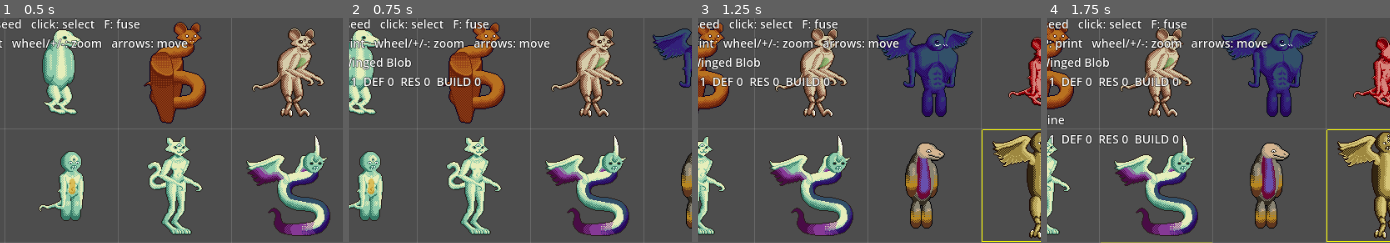
Above: before the commit, frames 1-4 (left to right).
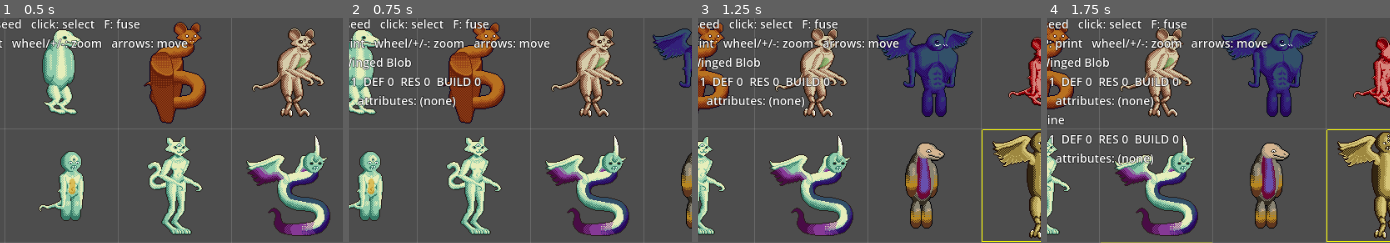
Above: after the commit, the same moments.

Repository: KT0mi/creature_feature_test
Game: Godot game, scene res://debug/creature_lab.tscn
The game is run twice, just before and just after one commit, with the same random seed, the same clock (stepped at 60 frames per second) and the same inputs.
Inputs (mouse positions are % of the whole screen's width and height, from its top left):
- Up to frame 1 (0.5 s): no input
- Up to frame 2 (0.75 s): tap Enter at 0.5 s; move the mouse to (84, 45) at 0.52 s; hold Right from 0.53 s (still down); tap P at 0.6 s; click (84, 45) at 0.67 s
- Up to frame 3 (1.25 s): keep holding Right
- Up to frame 4 (1.75 s): release Right at 1.25 s; drag from (35, 55) to (52, 70) at 1.27 s
The pictures show only the part of the screen within x 16-66%, y 0-50%; the shares and areas given below are measured in that part.

Frame 1 is identical in both runs. In frame 2, 0.6% of the frame differs, in the area x 2-32%, y 34-40%; in frame 3, 0.6%; in frame 4, 1.2%, in the area x 2-31%, y 34-66%.

Commit message:
Battle data: statuses, attributes and armed reactions
- StatusEffect (.tres in res://creatures/statuses/): id, name, icon,
  permanent (= attribute), stack rule (add / keep higher / replace),
  automatic tick (owner's turn start/end), reveal (shown / hidden
  details / hidden), power, stat modifiers. Scripted statuses override
  reacts_to()/react(), like cards.
- StatusInstance: a status on a unit (count, source held weakly to avoid
  a reference cycle).
- ReactionStatus: playing a reaction card arms it as a status on the user;
  it forwards events to the card, removes itself when it fires, expires
  at the owner's next turn. BattleUnit.has_reaction_ready() is computed
  from statuses; the card's reaction_reveal sets what the opponent sees.
- ApplyStatusEffect for data-only cards (e.g. Venom Scratch).
- BattleEvent: TURN_STARTED, TURN_ENDED, ATTACKED, HP_LOST,
  STATUS_APPLIED, STATUS_EXPIRED. BattleContext: lose_hp, apply_status,
  remove_status. BattleUnit: statuses (replaces armed), status queries,
  statuses_visible_to(team), effective_stat().
- PartDef.added_attributes; CombatProfile.attributes (pairs once);
  registry status library and attribute checks; lab shows attributes.

Co-Authored-By: Claude Opus 5.5 <noreply@anthropic.com>
Claude-Session: https://claude.ai/code/session_01Gne6yNEmbKKtwxsYHene36

Diff:
--- a/core/battle/battle_card.gd
+++ b/core/battle/battle_card.gd
@@ -15,9 +15,11 @@
 ##
 ## Cards only act on the battle through BattleContext, never directly.
 ##
-## Reactions: playing one ARMS it on the unit. Every BattleEvent is then
-## offered to reacts_to(); when it returns true, react() runs and the card
-## is disarmed. (Lifetime and cooldown details: phase 2.)
+## Reactions: playing one ARMS it: the user gets a ReactionStatus that
+## forwards every BattleEvent to this card's reacts_to(); when it returns
+## true, react() runs and the status is removed. Unfired, it expires at the
+## owner's next turn start. The opponent sees it according to
+## `reaction_reveal`.
 class_name BattleCard
 extends Resource
 
@@ -45,6 +47,10 @@
 ## What happens on the target cell, in order (data-only cards).
 @export var effects: Array[CardEffect] = []
 
+## Reactions only: what the opponent sees while it's armed. Default: that a
+## reaction is ready, but not which one.
+@export var reaction_reveal: StatusEffect.Reveal = StatusEffect.Reveal.HIDDEN_DETAILS
+
 
 ## Cells this card can target right now.
 ## Default: `pattern` rotated to the user's facing, kept on the board.
@@ -62,8 +68,12 @@
 
 
 ## What happens when `user` plays this card on `target`.
-## Default: runs `effects` in order.
+## Default: reactions arm themselves on the user; other cards run `effects`
+## in order.
 func play(ctx: BattleContext, user: BattleUnit, target: Vector2i) -> void:
+	if is_reaction():
+		ctx.apply_status(user, user, ReactionStatus.for_card(self), 1)
+		return
 	for effect in effects:
 		if effect != null:
 			effect.apply(ctx, user, target)
--- a/core/battle/battle_context.gd
+++ b/core/battle/battle_context.gd
@@ -60,6 +60,23 @@
 	_todo("heal")
 
 
+## `unit` loses `amount` HP directly: not an attack, ignores def/res
+## (statuses like Poisoned subtract what they need first). Records HP_LOST.
+func lose_hp(_unit: BattleUnit, _amount: int) -> void:
+	_todo("lose_hp")
+
+
+## `source` applies `amount` of `status` to `target`, following the
+## status's stack_rule if it's already there. Records STATUS_APPLIED.
+func apply_status(_source: BattleUnit, _target: BattleUnit, _status: StatusEffect, _amount: int) -> void:
+	_todo("apply_status")
+
+
+## Removes a status instance (not attributes). Records STATUS_EXPIRED.
+func remove_status(_unit: BattleUnit, _instance: StatusInstance) -> void:
+	_todo("remove_status")
+
+
 func _todo(what: String) -> Variant:
 	push_error("BattleContext.%s() is implemented by the rules engine (phase 2)." % what)
 	return null
--- a/core/battle/battle_event.gd
+++ b/core/battle/battle_event.gd
@@ -18,6 +18,14 @@
 	CARD_PLAYED, ## `source` played `card` on cell `to`
 	REACTED,   ## `card` (a reaction armed on `unit`) fired
 	DIED,      ## unit reached 0 HP
+	TURN_STARTED,    ## `unit`'s side starts its turn (one event per unit)
+	TURN_ENDED,      ## `unit`'s side ends its turn (one event per unit)
+	ATTACKED,        ## `source` played an attack card on `unit` (sent even
+	                 ## if no damage follows; "whenever you're attacked")
+	HP_LOST,         ## unit lost `amount` HP without being attacked
+	                 ## (e.g. poison); attack reactions don't see this
+	STATUS_APPLIED,  ## `status` applied to unit by `source`; `amount` = count added
+	STATUS_EXPIRED,  ## `status` removed from unit (count 0, fired, cleansed)
 }
 
 var type: Type
@@ -31,6 +39,8 @@
 var amount: int = 0
 ## The card involved (CARD_PLAYED, REACTED), if any.
 var card: BattleCard
+## The status involved (STATUS_APPLIED, STATUS_EXPIRED), if any.
+var status: StatusEffect
 
 
 func _init(p_type: Type = Type.MOVED, p_unit: BattleUnit = null) -> void:
@@ -44,8 +54,10 @@
 	match type:
 		Type.MOVED, Type.PUSHED:
 			return "%s %s %s -> %s" % [Type.keys()[type], who, from, to]
-		Type.DAMAGED, Type.HEALED:
+		Type.DAMAGED, Type.HEALED, Type.HP_LOST:
 			return "%s %s %d" % [Type.keys()[type], who, amount]
 		Type.CARD_PLAYED, Type.REACTED:
 			return "%s %s %s" % [Type.keys()[type], who, card.id if card else &"?"]
+		Type.STATUS_APPLIED, Type.STATUS_EXPIRED:
+			return "%s %s %s" % [Type.keys()[type], who, status.id if status else &"?"]
 	return "%s %s" % [Type.keys()[type], who]
--- a/core/battle/battle_unit.gd
+++ b/core/battle/battle_unit.gd
@@ -1,7 +1,11 @@
 @tool
 ## One creature on the battle board: its CombatProfile plus everything that
-## changes during a battle (position, HP, facing, cooldowns, armed
-## reactions). Plain data; the rules engine (phase 2) changes it.
+## changes during a battle (position, HP, facing, cooldowns, statuses).
+## Plain data; the rules engine (phase 2) changes it.
+##
+## Statuses include attributes (permanent, from parts) and armed reactions
+## (ReactionStatus), so "does it have a reaction ready?" is computed from
+## them (has_reaction_ready) rather than stored separately.
 class_name BattleUnit
 extends RefCounted
 
@@ -16,8 +20,8 @@
 ## card id (StringName) -> turns left before it can be played again.
 ## Missing or 0 = ready.
 var cooldowns: Dictionary = {}
-## Reaction cards played and not yet fired or expired.
-var armed: Array[BattleCard] = []
+## Statuses, attributes and armed reactions currently on this unit.
+var statuses: Array[StatusInstance] = []
 ## Cards played this turn, to enforce the 2-card budget (max 1 attack).
 var played_this_turn: Array[BattleCard] = []
 
@@ -38,5 +42,50 @@
 	return cooldowns.get(card.id, 0) <= 0
 
 
+## The StatusInstance of status `id`, or null.
+func get_status(id: StringName) -> StatusInstance:
+	for s in statuses:
+		if s.status.id == id:
+			return s
+	return null
+
+
+func has_status(id: StringName) -> bool:
+	return get_status(id) != null
+
+
+## True if an armed reaction is waiting to fire. The battle view shows this
+## to the opponent (as "!" or similar) unless the reaction is fully HIDDEN.
+func has_reaction_ready() -> bool:
+	for s in statuses:
+		if s.status.is_reaction():
+			return true
+	return false
+
+
+## What a unit of team `viewer_team` can see of this unit's statuses.
+## Own team: everything. Opponents: SHOWN statuses in full; HIDDEN_DETAILS
+## ones come back too, and the view must only show "something is there"
+## (e.g. "reaction ready") for them; HIDDEN ones are left out.
+func statuses_visible_to(viewer_team: int) -> Array[StatusInstance]:
+	if viewer_team == team:
+		return statuses.duplicate()
+	var out: Array[StatusInstance] = []
+	for s in statuses:
+		if s.status.reveal != StatusEffect.Reveal.HIDDEN:
+			out.append(s)
+	return out
+
+
+## Stat `stat` ("phys_dmg", "def"...) with status modifiers applied: the
+## profile value plus each status's stat_modifiers (once per status).
+func effective_stat(stat: StringName) -> int:
+	var value: int = profile.get(stat)
+	for s in statuses:
+		if s.status.stat_modifiers != null:
+			value += s.status.stat_modifiers.get(stat)
+	return value
+
+
 func label() -> String:
 	return display_name if display_name != "" else "unit(team %d)" % team
--- a/core/battle/combat_profile.gd
+++ b/core/battle/combat_profile.gd
@@ -9,14 +9,16 @@
 ##   build  sum of every part's build_weight (torso included, pairs twice).
 ##          Higher = worse (loses first-turn advantage).
 ##   deck   cards added by the parts. Paired parts add their cards ONCE.
+##   attributes  permanent statuses from the parts (same rules as cards);
+##          applied to the unit when a battle starts.
 ##
 ## Usage: var profile := CombatProfile.from_genome(genome, PartRegistry)
 class_name CombatProfile
 extends RefCounted
 
-## Open design question: if two DIFFERENT parts add the same card, keep
-## both copies (false) or only one (true)? Flip this to test both.
-## (Copies from paired parts are always merged, whatever this says.)
+## Open design question: if two DIFFERENT parts add the same card (or
+## attribute), keep both copies (false) or only one (true)? Flip this to
+## test both. (Copies from paired parts are always merged.)
 static var merge_duplicate_cards := false
 
 ##Stats
@@ -28,6 +30,10 @@
 var res: int
 var build: int
 var battle_cards: Array[BattleCard] = []
+## Attributes (permanent StatusEffects). The same attribute from two
+## different parts appears twice (it stacks by the status's stack_rule),
+## unless merge_duplicate_cards is on.
+var attributes: Array[StatusEffect] = []
 
 
 ## Builds the profile of `genome`. `registry` is the PartRegistry (kept for
@@ -58,6 +64,8 @@
 	if not in_copy:
 		for card in part.added_cards:
 			_add_card(card)
+		for attribute in part.added_attributes:
+			_add_attribute(attribute)
 	for socket in part.sockets:
 		var child: PartNode = node.children.get(socket.name)
 		if child != null:
@@ -74,6 +82,24 @@
 	battle_cards.append(card)
 
 
+func _add_attribute(attribute: StatusEffect) -> void:
+	if attribute == null:
+		return
+	if merge_duplicate_cards:
+		for existing in attributes:
+			if existing.id == attribute.id:
+				return
+	attributes.append(attribute)
+
+
+## Attribute names, e.g. "Poisonous".
+func describe_attributes() -> String:
+	var names := PackedStringArray()
+	for a in attributes:
+		names.append(a.name if a.name != "" else String(a.id))
+	return ", ".join(names) if not names.is_empty() else "(none)"
+
+
 ## One-line summary, e.g. "PHY 3  SPC 1  HP 12  DEF 2  RES 1  BUILD 7".
 func describe_stats() -> String:
 	return "PHY %d  SPC %d  HP %d  DEF %d  RES %d  BUILD %d" % [phys_dmg, spc_dmg, hp, def, res, build]
--- /dev/null
+++ b/core/battle/effects/apply_status_effect.gd
@@ -0,0 +1,26 @@
+@tool
+## Applies a status to the unit on the target cell (or to the user).
+## e.g. Venom Scratch = [DamageEffect 2, ApplyStatusEffect Poisoned 2].
+class_name ApplyStatusEffect
+extends CardEffect
+
+@export var status: StatusEffect
+## The count to apply ("2" in Poisoned 2).
+@export var amount: int = 1
+## True: the user gets it. False: the unit on the target cell does.
+@export var to_self: bool = false
+
+
+func apply(ctx: BattleContext, user: BattleUnit, target: Vector2i) -> void:
+	if status == null:
+		return
+	var who := user if to_self else ctx.unit_at(target)
+	if who != null:
+		ctx.apply_status(user, who, status, amount)
+
+
+func describe() -> String:
+	if status == null:
+		return ""
+	var n := status.name if status.name != "" else String(status.id)
+	return "%s %s%s" % ["Gain" if to_self else "Apply", n, "" if status.permanent else " %d" % amount]
--- /dev/null
+++ b/core/battle/status/reaction_status.gd
@@ -0,0 +1,43 @@
+@tool
+## The status a reaction card puts on its user when played: "this reaction
+## is armed". Created at runtime by BattleCard.play(), never saved.
+##
+## It forwards reacts_to/react to the card, so reaction cards only write
+## their logic once (in the card). After firing it removes itself; if it
+## hasn't fired by the owner's next turn start, it expires (count 1, ticks
+## at OWNER_TURN_START).
+##
+## Its `reveal` comes from the card: by default the opponent sees that a
+## reaction is ready, but not which one.
+class_name ReactionStatus
+extends StatusEffect
+
+var card: BattleCard
+
+
+## Builds the armed-reaction status for `p_card`.
+static func for_card(p_card: BattleCard) -> ReactionStatus:
+	var s := ReactionStatus.new()
+	s.card = p_card
+	s.id = StringName("reaction_%s" % p_card.id)
+	s.name = p_card.name
+	s.description = p_card.description
+	s.stack_rule = StackRule.REPLACE  # playing it again just re-arms it
+	s.tick_on = Tick.OWNER_TURN_START
+	s.reveal = p_card.reaction_reveal
+	return s
+
+
+func is_reaction() -> bool:
+	return true
+
+
+func reacts_to(ctx: BattleContext, owner: BattleUnit, _instance: StatusInstance,
+		event: BattleEvent) -> bool:
+	return card.reacts_to(ctx, owner, event)
+
+
+func react(ctx: BattleContext, owner: BattleUnit, instance: StatusInstance,
+		event: BattleEvent) -> void:
+	card.react(ctx, owner, event)
+	ctx.remove_status(owner, instance)  # a reaction fires once
--- /dev/null
+++ b/core/battle/status/status_effect.gd
@@ -0,0 +1,88 @@
+@tool
+## A status a creature can have during battle: Poisoned, Weakened...
+## Also used for ATTRIBUTES (permanent statuses that parts give, e.g.
+## Poisonous) and for ARMED REACTIONS (see ReactionStatus).
+##
+## Like BattleCard, a status is a .tres (in res://creatures/statuses/) and
+## can be:
+##   DATA-ONLY   stat modifiers + a count that ticks down on its own;
+##   SCRIPTED    a script that `extends StatusEffect` and overrides
+##               reacts_to() / react() to do things when events happen,
+##               e.g. Poisoned: "at the end of my turn, lose HP".
+##
+## The status's number ("Poisoned 2") is its COUNT, stored per creature in
+## a StatusInstance. What the count means is up to the status (turns left,
+## triggers left, intensity...); `tick_on` makes it count down by itself.
+class_name StatusEffect
+extends Resource
+
+## What happens when a creature that already has this status gets it again.
+enum StackRule {
+	ADD,          ## counts add up: Poisoned 1 + Poisoned 2 = Poisoned 3
+	KEEP_HIGHER,  ## the higher count stays
+	REPLACE,      ## the new count replaces the old one
+}
+
+## When the count goes down by 1 by itself (removed at 0). The rules engine
+## does this AFTER the status's own reaction to that event, so a status
+## that acts at the end of the turn still acts on its last count.
+enum Tick { NEVER, OWNER_TURN_START, OWNER_TURN_END }
+
+## What the OPPONENT can see of this status on a creature.
+enum Reveal {
+	SHOWN,           ## name and count
+	HIDDEN_DETAILS,  ## only that "something" is there (e.g. a reaction is ready)
+	HIDDEN,          ## nothing
+}
+
+## Stable unique id.
+@export var id: StringName
+@export var name: String
+@export_multiline var description: String
+@export var icon: Texture2D
+
+## Permanent statuses are ATTRIBUTES: they never tick down and can't be
+## removed. Parts give them (PartDef.added_attributes).
+@export var permanent: bool = false
+@export var stack_rule: StackRule = StackRule.ADD
+@export var tick_on: Tick = Tick.NEVER
+@export var reveal: Reveal = Reveal.SHOWN
+
+## A number scripted statuses can use for their effect (e.g. Poisoned's
+## damage per trigger), so the same script can make several statuses.
+@export var power: int = 0
+
+## Optional stat changes while the creature has this status (e.g. Weakened:
+## phys_dmg -1). Applied once per status, whatever its count.
+@export var stat_modifiers: PartStats
+
+
+## True for armed reactions (ReactionStatus). Used to show the opponent
+## that a reaction is ready.
+func is_reaction() -> bool:
+	return false
+
+
+## Does this status act on `event`? `owner` has the status, `instance`
+## holds its count and who applied it. Default: never (data-only status).
+func reacts_to(_ctx: BattleContext, _owner: BattleUnit, _instance: StatusInstance,
+		_event: BattleEvent) -> bool:
+	return false
+
+
+## What it does when it acts. To use up a count, change instance.count (the
+## rules engine removes statuses at 0) or call ctx.remove_status().
+func react(_ctx: BattleContext, _owner: BattleUnit, _instance: StatusInstance,
+		_event: BattleEvent) -> void:
+	pass
+
+
+## Count after this status is applied again: `current` already on the
+## creature, `added` the new amount.
+func stacked_count(current: int, added: int) -> int:
+	match stack_rule:
+		StackRule.KEEP_HIGHER:
+			return maxi(current, added)
+		StackRule.REPLACE:
+			return added
+	return current + added
--- /dev/null
+++ b/core/battle/status/status_instance.gd
@@ -0,0 +1,31 @@
+@tool
+## One status on one creature during a battle: which status, its count, and
+## who applied it. (The StatusEffect itself is shared by every creature.)
+class_name StatusInstance
+extends RefCounted
+
+var status: StatusEffect
+## The number in "Poisoned 2". Meaning depends on the status.
+var count: int = 1
+## Who applied it (null for attributes). Held as a WEAK reference: the unit
+## holds its statuses, so a strong reference back (e.g. a reaction the unit
+## applied to itself) would be a cycle and neither would ever be freed.
+var source: BattleUnit:
+	get:
+		return _source.get_ref() if _source else null
+	set(value):
+		_source = weakref(value) if value else null
+
+var _source: WeakRef
+
+
+func _init(p_status: StatusEffect = null, p_count: int = 1, p_source: BattleUnit = null) -> void:
+	status = p_status
+	count = p_count
+	source = p_source
+
+
+## e.g. "Poisoned 2", or just "Poisonous" for attributes.
+func label() -> String:
+	var n := status.name if status.name != "" else String(status.id)
+	return n if status.permanent else "%s %d" % [n, count]
--- a/core/part_def.gd
+++ b/core/part_def.gd
@@ -55,6 +55,10 @@
 
 ##Cards added to the creature pool by this part
 @export var added_cards: Array[BattleCard]
+
+## Attributes (permanent statuses, e.g. Poisonous) this part gives the
+## creature. Like cards: their own .tres in res://creatures/statuses/.
+@export var added_attributes: Array[StatusEffect]
 
 @export_group("Naming")
 ## Radical used at the FRONT of the main name when this part is the head,
--- a/core/part_registry.gd
+++ b/core/part_registry.gd
@@ -15,6 +15,9 @@
 ## Card library: one BattleCard .tres per card (any sub-folders). Script
 ## cards keep their .gd next to their .tres.
 const CARDS_DIR := "res://creatures/cards/"
+## Status library: StatusEffect .tres files (statuses and attributes),
+## scripted ones keep their .gd next to their .tres.
+const STATUSES_DIR := "res://creatures/statuses/"
 ## Name of the sub-folder (next to a part's .tres) that holds its patterns.
 const PATTERNS_SUBDIR := "patterns"
 ## The palette whose colors parts are DRAWN with (see CreaturePalette).
@@ -43,6 +46,8 @@
 var naming: CreatureNaming
 ## id (StringName) -> BattleCard, from the card library.
 var cards: Dictionary = {}
+## id (StringName) -> StatusEffect, from the status library.
+var statuses: Dictionary = {}
 
 
 func _ready() -> void:
@@ -57,6 +62,7 @@
 	pattern_names.clear()
 	recipes.clear()
 	cards.clear()
+	statuses.clear()
 
 	for path in _find_tres(PARTS_DIR):
 		var res := load(path)
@@ -102,6 +108,12 @@
 		var res := load(path)
 		if res is BattleCard:
 			_add_card(res, path)
+	var status_paths := _find_tres(STATUSES_DIR)
+	status_paths.sort()
+	for path in status_paths:
+		var res := load(path)
+		if res is StatusEffect:
+			_add_status(res, path)
 
 	# Counterparts and cards can only be checked once every part is loaded.
 	for def in parts.values():
@@ -118,8 +130,13 @@
 				recipes[k] = []
 			recipes[k].append(res)
 
-	print("PartRegistry: %d parts, %d palettes, %d cards, %d recipe pairs, patterns: %s."
-		% [parts.size(), palettes.size(), cards.size(), recipes.size(), pattern_names])
+	print("PartRegistry: %d parts, %d palettes, %d cards, %d statuses, %d recipe pairs, patterns: %s."
+		% [parts.size(), palettes.size(), cards.size(), statuses.size(), recipes.size(), pattern_names])
+
+## StatusEffect by id, or null.
+func get_status(id: StringName) -> StatusEffect:
+	return statuses.get(id)
+
 
 ## BattleCard by id, or null.
 func get_card(id: StringName) -> BattleCard:
@@ -235,6 +252,17 @@
 	cards[card.id] = card
 
 
+func _add_status(status: StatusEffect, path: String) -> void:
+	if status.id == &"":
+		push_error("Status without id: %s" % path)
+		return
+	if statuses.has(status.id):
+		push_error("Duplicate status id '%s' in %s and %s"
+			% [status.id, statuses[status.id].resource_path, path])
+		return
+	statuses[status.id] = status
+
+
 ## Checks the cards a part adds. Cards should be their own .tres in the
 ## card library: a card created INSIDE the part's .tres (embedded) is a
 ## separate copy per part, can't be shared, and is easy to break.
@@ -248,6 +276,18 @@
 		elif cards.get(card.id) != card:
 			push_warning("Part '%s': card '%s' (%s) isn't in the card library %s."
 				% [def.id, card.id, card.resource_path, CARDS_DIR])
+	# Same checks for attributes, which must also be permanent.
+	for attribute in def.added_attributes:
+		if attribute == null:
+			push_warning("Part '%s': empty entry in added_attributes." % def.id)
+		elif attribute.resource_path == "" or attribute.resource_path.contains("::"):
+			push_warning("Part '%s': attribute '%s' is embedded in the part; save it as its own .tres in %s."
+				% [def.id, attribute.id, STATUSES_DIR])
+		elif statuses.get(attribute.id) != attribute:
+			push_warning("Part '%s': attribute '%s' (%s) isn't in the status library %s."
+				% [def.id, attribute.id, attribute.resource_path, STATUSES_DIR])
+		elif not attribute.permanent:
+			push_warning("Part '%s': attribute '%s' isn't marked permanent." % [def.id, attribute.id])
 
 
 ## Checks that `def.counterpart` names an existing part of the same type.
--- a/debug/creature_lab.gd
+++ b/debug/creature_lab.gd
@@ -83,9 +83,10 @@
 			KEY_P:
 				for i in selected:
 					var profile := CombatProfile.from_genome(genomes[i], PartRegistry)
-					print("cell %d: %s\n  %s\n  cards: %s\n  %s" % [i,
+					print("cell %d: %s\n  %s\n  cards: %s\n  attributes: %s\n  %s" % [i,
 						CreatureNamer.name_of(genomes[i], PartRegistry),
 						profile.describe_stats(), profile.describe_cards(),
+						profile.describe_attributes(),
 						JSON.stringify(genomes[i].to_dict())])
 			KEY_EQUAL, KEY_KP_ADD:
 				_zoom(2.0)
@@ -211,7 +212,8 @@
 		# Battle numbers derived from the parts (see CombatProfile).
 		var profile := CombatProfile.from_genome(genomes[i], PartRegistry)
 		lines.append("     %s" % profile.describe_stats())
-		lines.append("     cards: %s" % profile.describe_cards())
+		lines.append("     cards: %s   attributes: %s" % [profile.describe_cards(),
+			profile.describe_attributes()])
 	if extra != "":
 		lines.append(extra)
 	hud.text = "\n".join(lines)
Not shown, added: core/battle/effects/apply_status_effect.gd.uid
Not shown, added: core/battle/status/reaction_status.gd.uid
Not shown, added: core/battle/status/status_effect.gd.uid
Not shown, added: core/battle/status/status_instance.gd.uid
